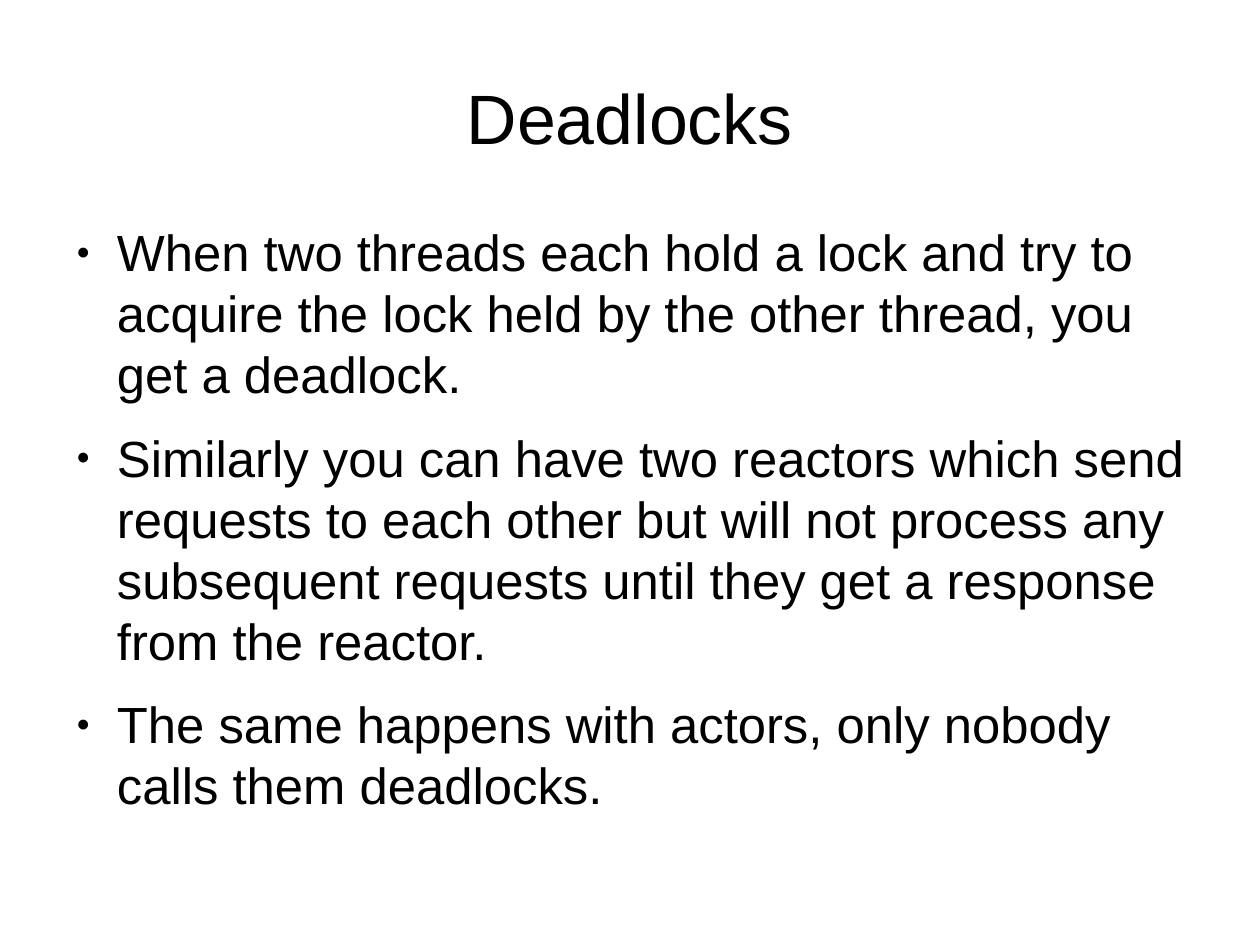
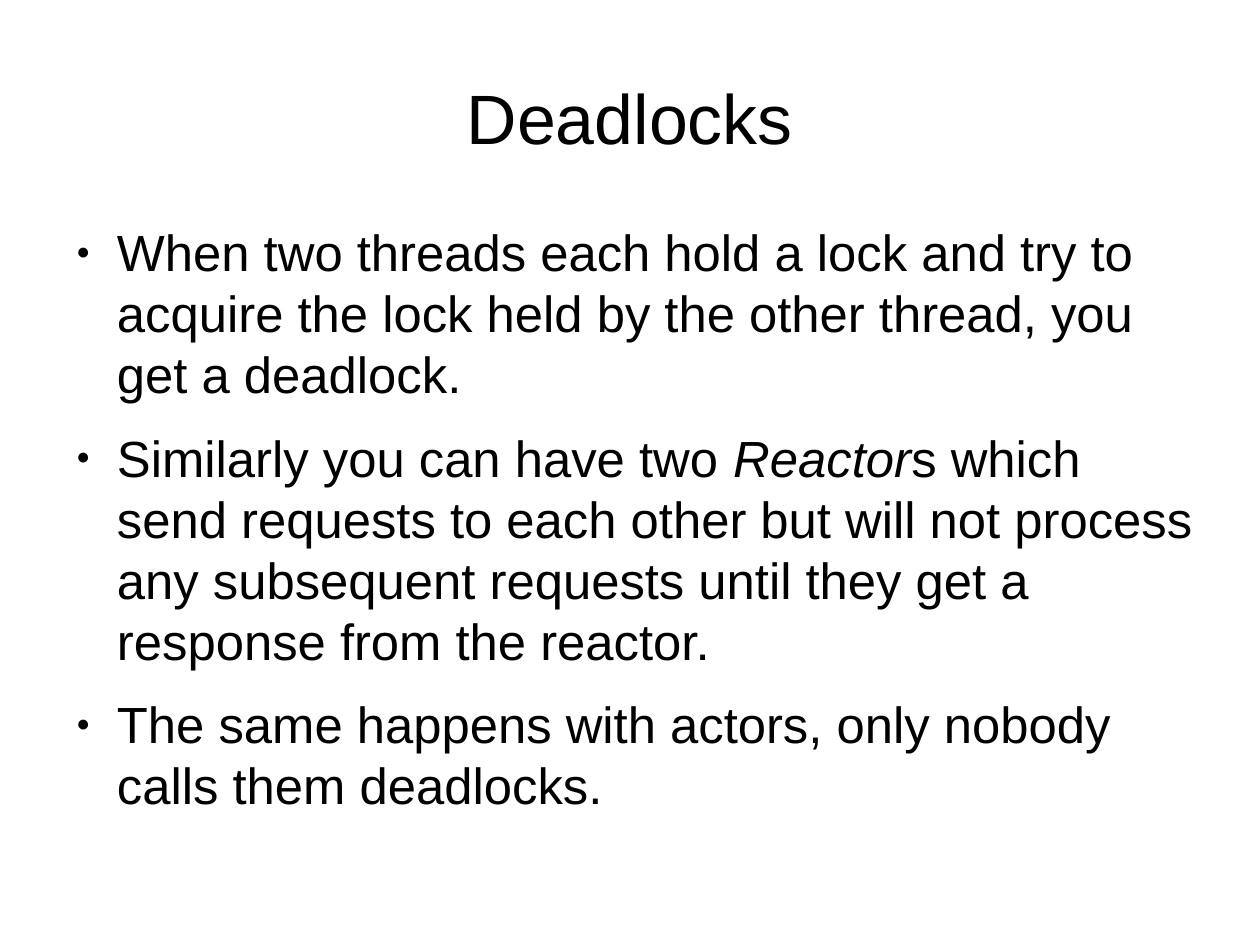
Before and after one commit to laforge49/JActor2, a slide deck: slide 9 of docs/JActor2Revisited.odp (slide 10 before the commit). Drawn at 1260x945 pixels with LibreOffice and Linux fonts; fonts in the diff are those of the drawing. Boxes give left, top, right and bottom in pixels: in the first picture for what was removed or moved away, otherwise in the second. Text is boxed around its words. In the diff, an @@ line names an element or a change of style, - is before the commit and + after.

```diff
--- a/docs/JActor2Revisited.odp
+++ b/docs/JActor2Revisited.odp
@@ text at bbox=[117, 440, 1192, 670]: text changed @@
-● Similarly you can have two reactors which send requests to each other but will not process any subsequent requests until they get a response from the reactor.
+● Similarly you can have two Reactors which send requests to each other but will not process any subsequent requests until they get a response from the reactor.
```
Also in this commit, not shown: 7 other slides changed, 1 slide added, 2 slides removed, 1 other file.
